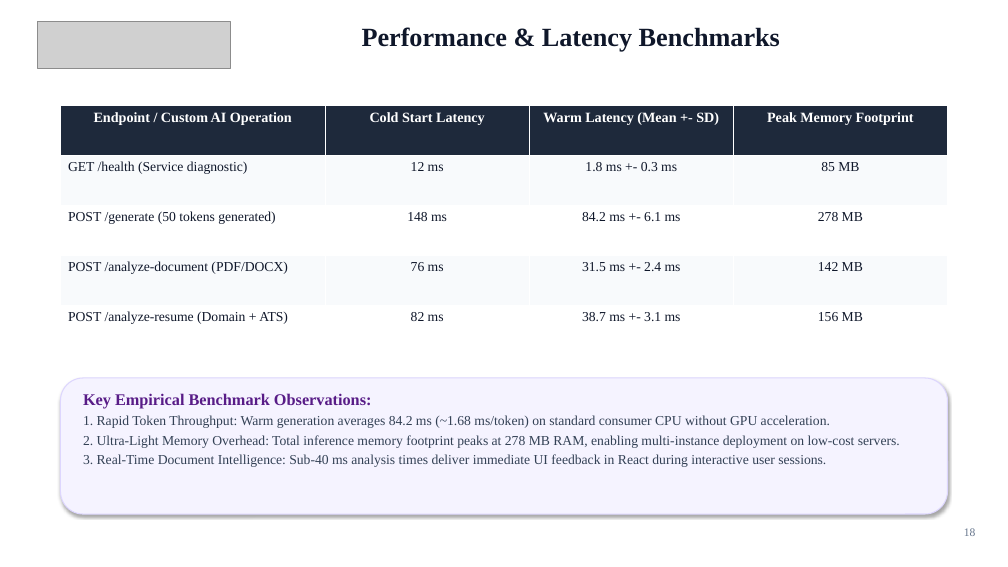
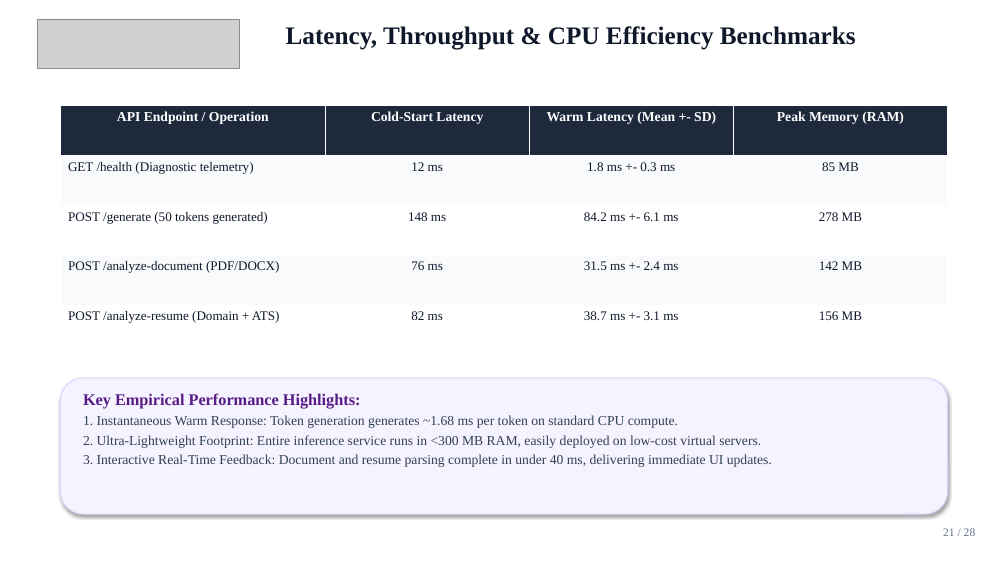
Before and after one commit to Kunwar9415/ai-powered-saas-platform, a slide deck: slide 21 of AI_POWERED_SAAS_PLATFORM_PRESENTATION.pptx (slide 18 before the commit). Drawn at 1008x567 pixels with LibreOffice and Linux fonts; fonts in the diff are those of the drawing; grey boxes stand for pictures. Boxes give left, top, right and bottom in pixels: in the first picture for what was removed or moved away, otherwise in the second. Text is boxed around its words. In the diff, an @@ line names an element or a change of style, - is before the commit and + after.

Commit message:
docs: expand final major project defense presentation to 28 detailed slides with empirical results

```diff
--- a/AI_POWERED_SAAS_PLATFORM_PRESENTATION.pptx
+++ b/AI_POWERED_SAAS_PLATFORM_PRESENTATION.pptx
@@ picture: place and size @@
-picture at <box>38,21,230,68</box>
+picture at <box>38,19,239,68</box>
@@ text at <box>286,26,856,50</box>: text changed; size 25 to 24 pt @@
-Performance & Latency Benchmarks
+Latency, Throughput & CPU Efficiency Benchmarks
@@ table at <box>60,106,948,355</box> @@
-row 1: Endpoint / Custom AI Operation | Cold Start Latency | Warm Latency (Mean +- SD) | Peak Memory Footprint
+row 1: API Endpoint / Operation | Cold-Start Latency | Warm Latency (Mean +- SD) | Peak Memory (RAM)
-row 2, column 1: GET /health (Service diagnostic)
+row 2, column 1: GET /health (Diagnostic telemetry)
@@ size 13.5 to 13 pt in "Warm Latency (Mean +- SD)" @@
@@ size 13 to 12.5 pt in "12 ms", "1.8 ms +- 0.3 ms", "85 MB", "POST /generate (50 tokens generated)" and 11 more places @@
@@ text at <box>83,393,772,467</box>: text changed @@
-Key Empirical Benchmark Observations:
-1. Rapid Token Throughput: Warm generation averages 84.2 ms (~1.68 ms/token) on standard consumer CPU without GPU acceleration.
-2. Ultra-Light Memory Overhead: Total inference memory footprint peaks at 278 MB RAM, enabling multi-instance deployment on low-cost servers.
-3. Real-Time Document Intelligence: Sub-40 ms analysis times deliver immediate UI feedback in React during interactive user sessions.
+Key Empirical Performance Highlights:
+1. Instantaneous Warm Response: Token generation generates ~1.68 ms per token on standard CPU compute.
+2. Ultra-Lightweight Footprint: Entire inference service runs in <300 MB RAM, easily deployed on low-cost virtual servers.
+3. Interactive Real-Time Feedback: Document and resume parsing complete in under 40 ms, delivering immediate UI updates.
@@ text at <box>943,528,976,536</box>: text changed @@
-18
+21 / 28
```
Also in this commit, not shown: 8 other slides changed, 19 slides added, 16 slides removed, 1 other file.
